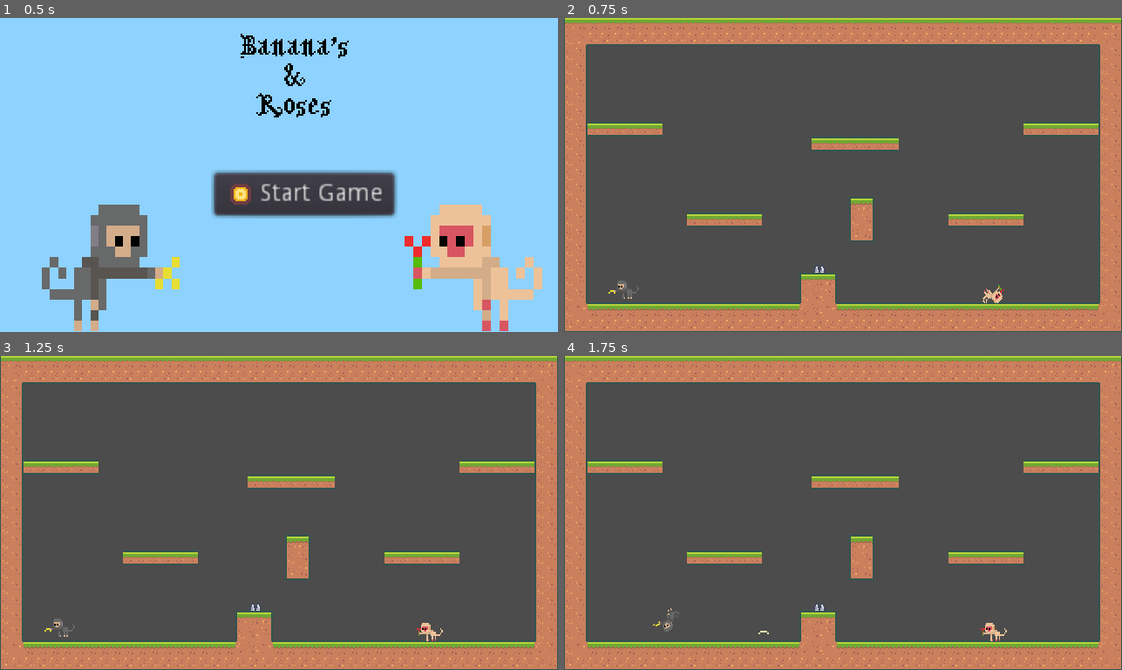
Above: before the commit, frames 1-4 (two rows, left to right).
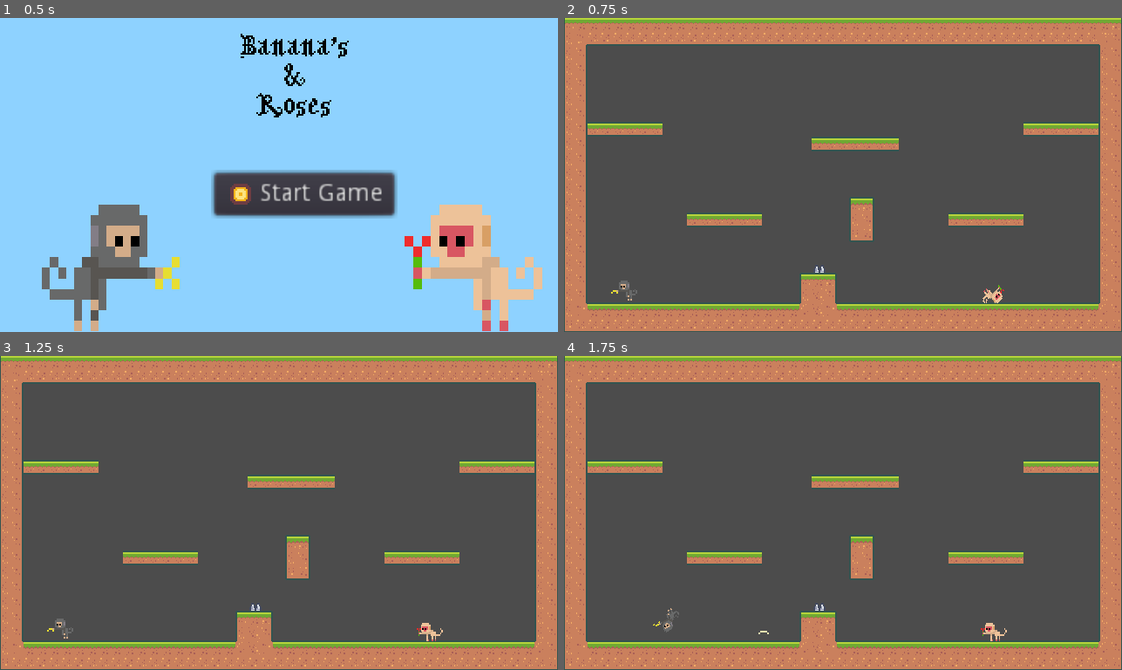
Above: after the commit, the same moments.

Repository: lWardenl/Godot-Platformer2D
Game: Godot game, scene res://Assets/Scenes/MainMenu.tscn
The game is run twice, just before and just after one commit, with the same random seed, the same clock (stepped at 60 frames per second) and the same inputs.
Inputs:
- Up to frame 1 (0.5 s): no input
- Up to frame 2 (0.75 s): click "Start Game" at 0.5 s
- Up to frame 3 (1.25 s): no input
- Up to frame 4 (1.75 s): hold D (move_right) from 1.28 s (still down); tap G (shoot) at 1.35 s; tap F (jump) at 1.52 s

Frame 1 is identical in both runs. In frame 2, less than 0.1% of the frame differs, in the area x 7-14%, y 83-90%; in frame 3, less than 0.1%; in frame 4, nothing differs.

Commit message:
fixed Death

Diff:
--- a/Assets/Scenes/Player.tscn
+++ b/Assets/Scenes/Player.tscn
@@ -59,7 +59,6 @@
 scale = Vector2( -1, 1 )
 frames = SubResource( 2 )
 animation = "Idle"
-frame = 1
 playing = true
 offset = Vector2( 0, -4 )
 
--- a/Assets/Scenes/Player2.tscn
+++ b/Assets/Scenes/Player2.tscn
@@ -21,6 +21,11 @@
 "name": "Attack",
 "speed": 5.0
 }, {
+"frames": [ ExtResource( 10 ) ],
+"loop": true,
+"name": "Death",
+"speed": 5.0
+}, {
 "frames": [ ExtResource( 4 ), ExtResource( 2 ) ],
 "loop": true,
 "name": "Idle",
@@ -35,11 +40,6 @@
 "loop": true,
 "name": "Run",
 "speed": 11.0
-}, {
-"frames": [ ExtResource( 10 ) ],
-"loop": true,
-"name": "death",
-"speed": 5.0
 } ]
 
 [sub_resource type="RectangleShape2D" id=4]
@@ -69,7 +69,7 @@
 position = Vector2( -3, -2.5 )
 scale = Vector2( -1, 1 )
 frames = SubResource( 2 )
-animation = "death"
+animation = "Death"
 playing = true
 
 [node name="CollisionShape2D" type="CollisionShape2D" parent="."]
